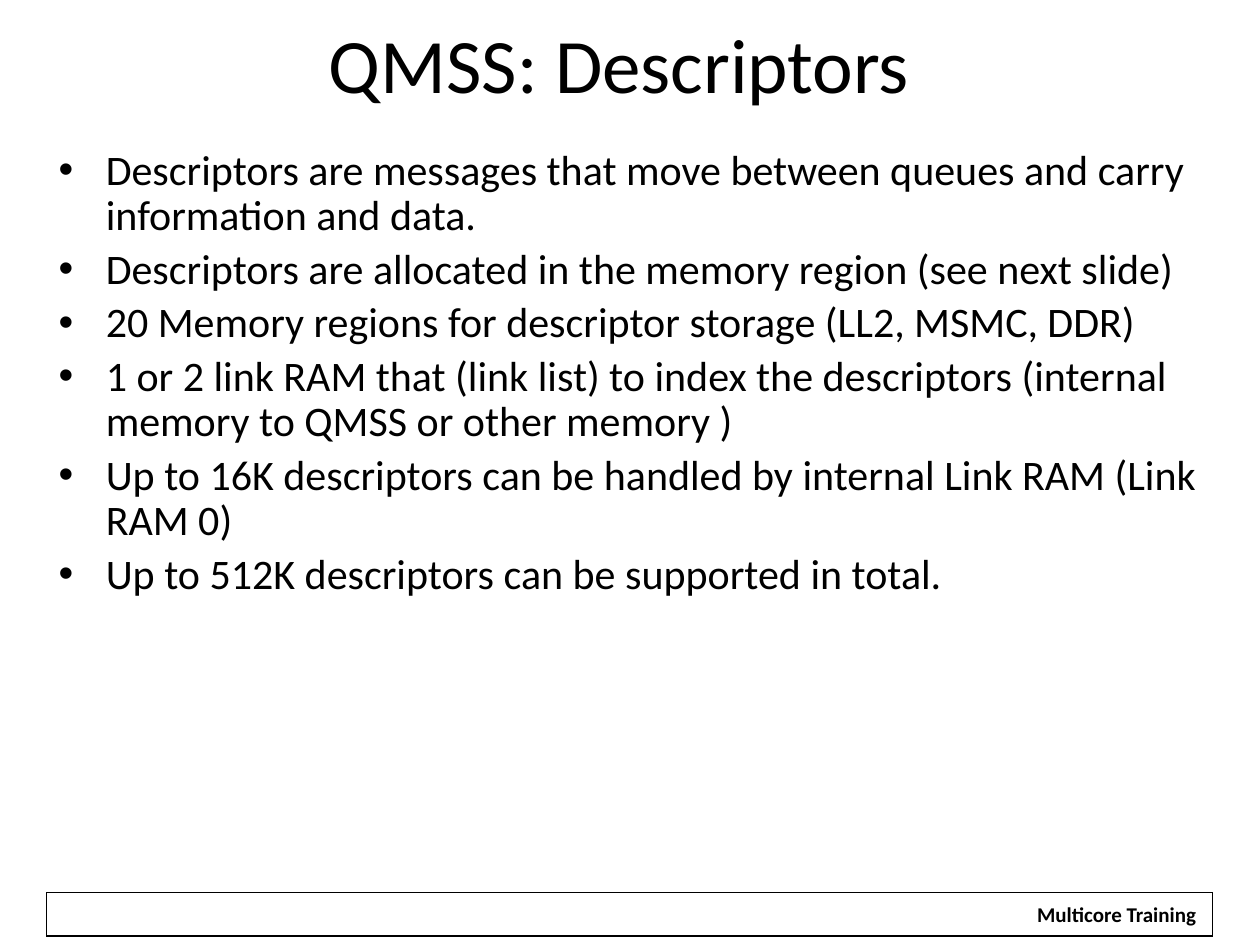
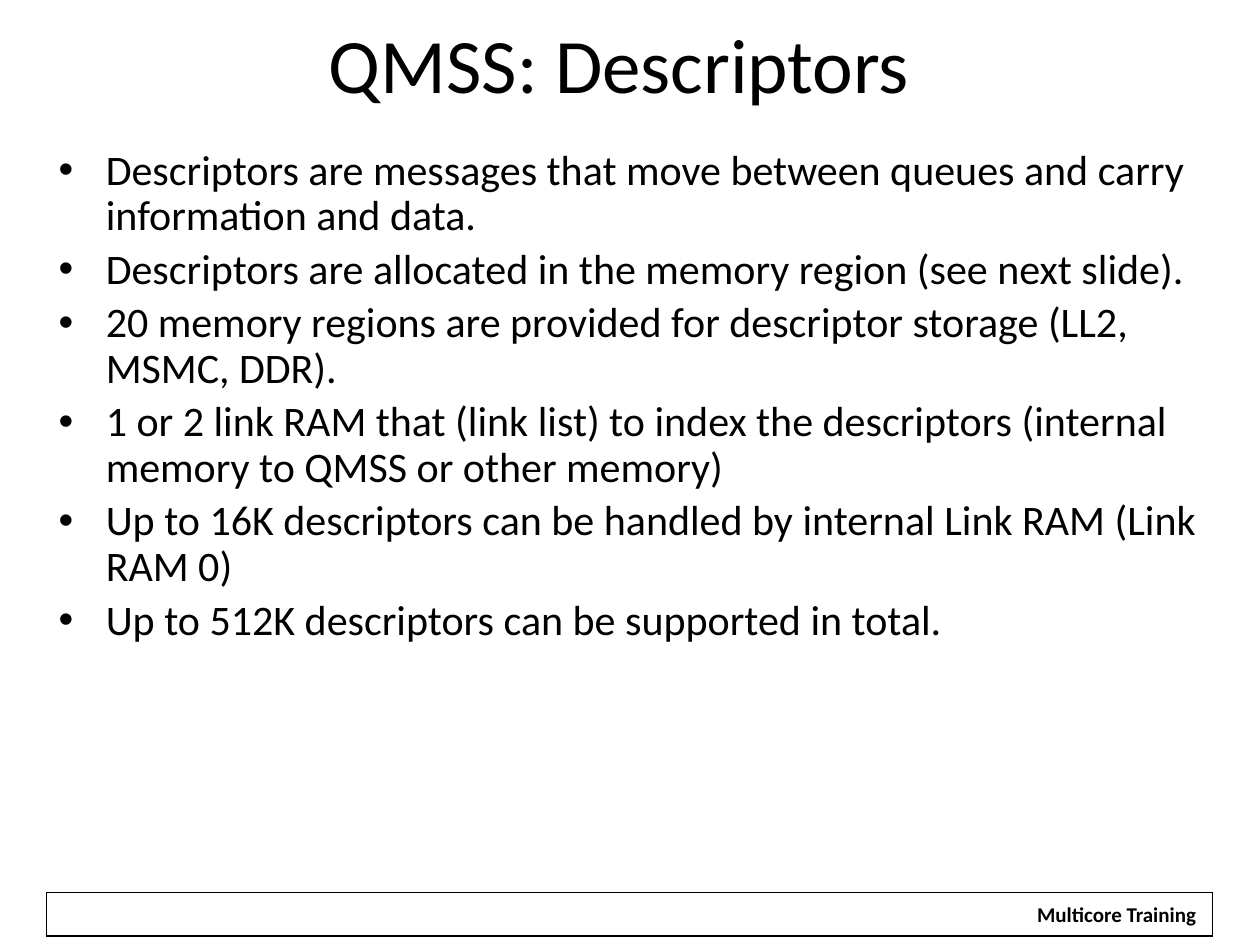
Before and after one commit to hari1989/keystone-workshop, a slide deck: slide 11 of slides/Intro to Multicore Navigator.pptx. Drawn at 1260x945 pixels with LibreOffice and Linux fonts; fonts in the diff are those of the drawing; background and template pictures are left out. Boxes give left, top, right and bottom in pixels: in the first picture for what was removed or moved away, otherwise in the second. Text is boxed around its words. In the diff, an @@ line names an element or a change of style, - is before the commit and + after.

```diff
--- a/slides/Intro to Multicore Navigator.pptx
+++ b/slides/Intro to Multicore Navigator.pptx
@@ text at bbox=[106, 253, 1183, 489]: text changed @@
-• Descriptors are allocated in the memory region (see next slide)
-• 20 Memory regions for descriptor storage (LL2, MSMC, DDR)
-• 1 or 2 link RAM that (link list) to index the descriptors (internal memory to QMSS or other memory )
+• Descriptors are allocated in the memory region (see next slide).
+• 20 memory regions are provided for descriptor storage (LL2, MSMC, DDR).
+• 1 or 2 link RAM that (link list) to index the descriptors (internal memory to QMSS or other memory)
```
Also in this commit, not shown: 30 other slides changed, 1 slide added, 5 other files.
